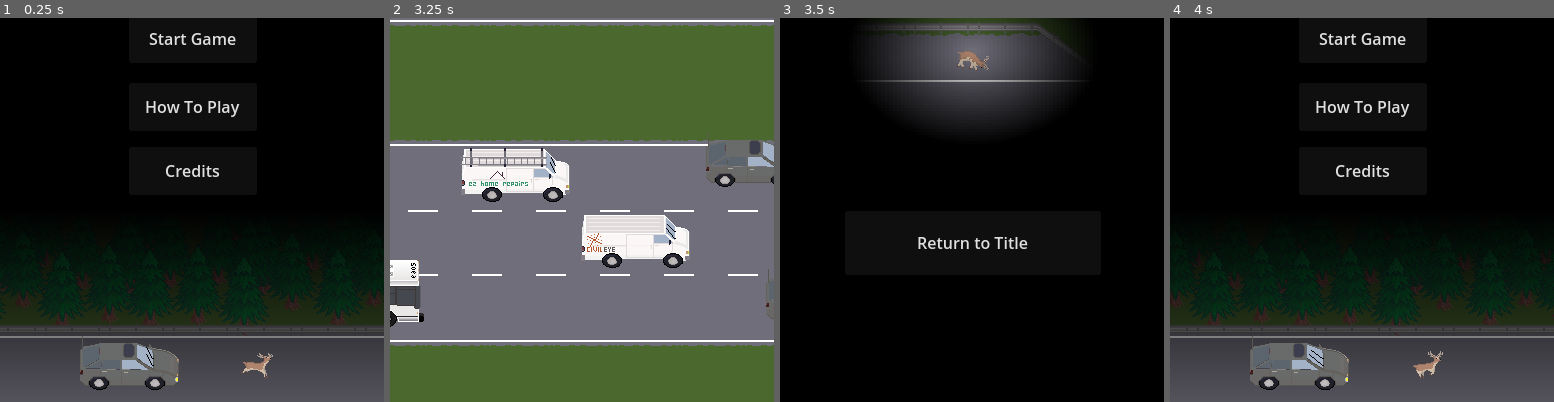
Above: before the commit, frames 1-4 (left to right).
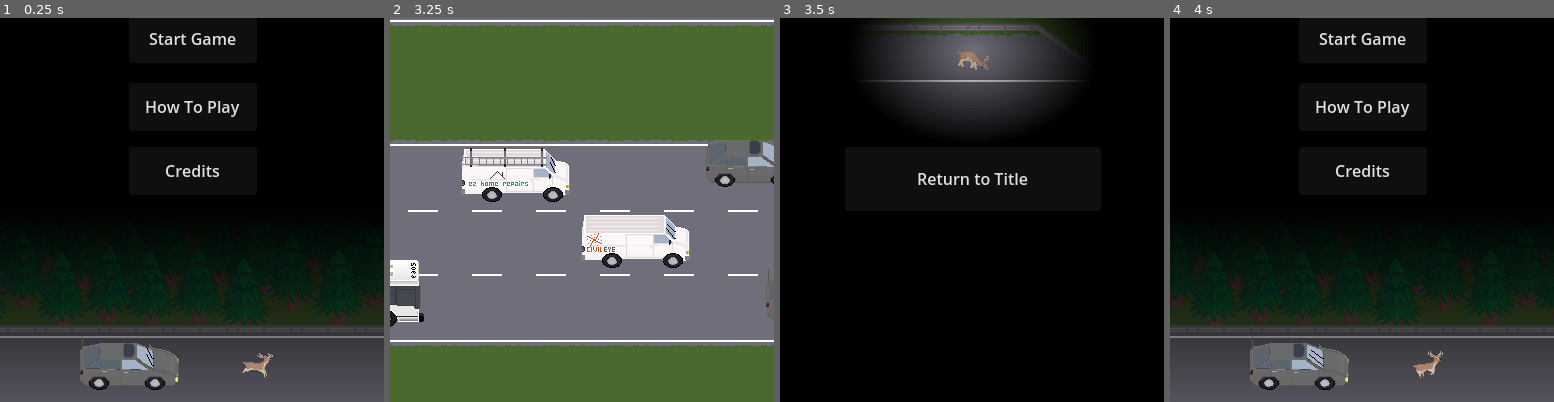
Above: after the commit, the same moments.

Repository: Pedro-T/deer-in-the-headlights
Game: Godot game, scene res://Main.tscn
Two runs of this game, one before a commit and one after it. Both use one fixed random seed, a clock stepped at 60 frames per second and the inputs below.
Inputs:
- Up to frame 1 (0.25 s): no input
- Up to frame 2 (3.25 s): click "Start Game" at 0.5 s; hold D (move_right) 1.28-2.03 s; hold S (move_down) 2.03-2.78 s; hold D (move_right) from 2.78 s (still down)
- Up to frame 3 (3.5 s): keep holding D (move_right)
- Up to frame 4 (4 s): release D (move_right) at 3.5 s; click "Return to Title" at 3.5 s
The pictures show only the part of the screen within x 25-75%, y 42-92%; the shares and areas given below are measured in that part.

Frames 1-2 are identical in both runs. In frame 3, 0.9% of the frame differs, in the area x 35-65%, y 40-61%; in frame 4, nothing differs.

Commit message:
add third game over screen

Diff:
--- /dev/null
+++ b/deer-in-the-headlights/overlay_screens/GameOverHuntedScreen.tscn
@@ -0,0 +1,98 @@
+[gd_scene load_steps=12 format=3 uid="uid://cre2f3iihsauj"]
+
+[ext_resource type="Script" uid="uid://duku3hxxqkxgi" path="res://overlay_screens/game_over_screen.gd" id="1_d2omj"]
+[ext_resource type="Texture2D" uid="uid://b8kc5awqkycvf" path="res://overlay_screens/animations/title_bg.png" id="2_hri1t"]
+[ext_resource type="Texture2D" uid="uid://uj41l0evj5ds" path="res://vehicle/sprites/pickup_truck_deer.png" id="2_i2rfh"]
+
+[sub_resource type="LabelSettings" id="LabelSettings_hri1t"]
+font_size = 24
+
+[sub_resource type="AtlasTexture" id="AtlasTexture_vdxhn"]
+atlas = ExtResource("2_i2rfh")
+region = Rect2(0, 0, 114, 55)
+
+[sub_resource type="AtlasTexture" id="AtlasTexture_ge0w3"]
+atlas = ExtResource("2_i2rfh")
+region = Rect2(114, 0, 114, 55)
+
+[sub_resource type="AtlasTexture" id="AtlasTexture_pvadi"]
+atlas = ExtResource("2_i2rfh")
+region = Rect2(228, 0, 114, 55)
+
+[sub_resource type="AtlasTexture" id="AtlasTexture_eosbu"]
+atlas = ExtResource("2_i2rfh")
+region = Rect2(342, 0, 114, 55)
+
+[sub_resource type="AtlasTexture" id="AtlasTexture_w0nb0"]
+atlas = ExtResource("2_i2rfh")
+region = Rect2(456, 0, 114, 55)
+
+[sub_resource type="AtlasTexture" id="AtlasTexture_h8xl7"]
+atlas = ExtResource("2_i2rfh")
+region = Rect2(570, 0, 114, 55)
+
+[sub_resource type="SpriteFrames" id="SpriteFrames_1wm7a"]
+animations = [{
+"frames": [{
+"duration": 1.0,
+"texture": SubResource("AtlasTexture_vdxhn")
+}, {
+"duration": 1.0,
+"texture": SubResource("AtlasTexture_ge0w3")
+}, {
+"duration": 1.0,
+"texture": SubResource("AtlasTexture_pvadi")
+}, {
+"duration": 1.0,
+"texture": SubResource("AtlasTexture_eosbu")
+}, {
+"duration": 1.0,
+"texture": SubResource("AtlasTexture_w0nb0")
+}, {
+"duration": 1.0,
+"texture": SubResource("AtlasTexture_h8xl7")
+}],
+"loop": true,
+"name": &"default",
+"speed": 5.0
+}]
+
+[node name="GameOverScreen" type="Node2D"]
+script = ExtResource("1_d2omj")
+
+[node name="ColorRect" type="ColorRect" parent="."]
+offset_right = 768.0
+offset_bottom = 768.0
+color = Color(0, 0, 0, 1)
+
+[node name="Label" type="Label" parent="."]
+offset_left = 192.0
+offset_top = 192.0
+offset_right = 576.0
+offset_bottom = 256.0
+text = "You did not escape in time..."
+label_settings = SubResource("LabelSettings_hri1t")
+horizontal_alignment = 1
+vertical_alignment = 1
+
+[node name="TitleButton" type="Button" parent="."]
+offset_left = 256.0
+offset_top = 512.0
+offset_right = 512.0
+offset_bottom = 576.0
+text = "Return to Title"
+
+[node name="Parallax2D" type="Parallax2D" parent="."]
+scroll_offset = Vector2(0, 240)
+repeat_size = Vector2(768, 0)
+autoscroll = Vector2(100, 0)
+
+[node name="TextureRect" type="TextureRect" parent="Parallax2D"]
+offset_right = 40.0
+offset_bottom = 40.0
+texture = ExtResource("2_hri1t")
+
+[node name="TruckSprite" type="AnimatedSprite2D" parent="."]
+position = Vector2(360, 392)
+sprite_frames = SubResource("SpriteFrames_1wm7a")
+autoplay = "default"
--- a/deer-in-the-headlights/overlay_screens/GameOverRoadkillScreen.tscn
+++ b/deer-in-the-headlights/overlay_screens/GameOverRoadkillScreen.tscn
@@ -55,7 +55,7 @@
 
 [node name="TitleButton" type="Button" parent="."]
 offset_left = 256.0
-offset_top = 512.0
+offset_top = 448.0
 offset_right = 512.0
-offset_bottom = 576.0
+offset_bottom = 512.0
 text = "Return to Title"
--- a/deer-in-the-headlights/overlay_screens/GameOverScreen.tscn
+++ /dev/null
@@ -1,29 +0,0 @@
-[gd_scene load_steps=2 format=3 uid="uid://cre2f3iihsauj"]
-
-[ext_resource type="Script" uid="uid://duku3hxxqkxgi" path="res://overlay_screens/game_over_screen.gd" id="1_d2omj"]
-
-[node name="GameOverScreen" type="Node2D"]
-script = ExtResource("1_d2omj")
-
-[node name="ColorRect" type="ColorRect" parent="."]
-offset_right = 768.0
-offset_bottom = 768.0
-color = Color(0, 0, 0, 1)
-
-[node name="Label" type="Label" parent="."]
-offset_left = 256.0
-offset_top = 192.0
-offset_right = 512.0
-offset_bottom = 320.0
-text = "Game Over
-You Lost!
-
-Try again?"
-horizontal_alignment = 1
-
-[node name="TitleButton" type="Button" parent="."]
-offset_left = 320.0
-offset_top = 336.0
-offset_right = 448.0
-offset_bottom = 367.0
-text = "Return to Title"
--- a/deer-in-the-headlights/overlay_screens/screens.gd
+++ b/deer-in-the-headlights/overlay_screens/screens.gd
@@ -3,7 +3,7 @@
 var title_scene: PackedScene = preload("res://overlay_screens/TitleScreen.tscn")
 var game_over_success_scene: PackedScene = preload("res://overlay_screens/GameOverScreenSuccess.tscn")
 var game_over_runover_scene: PackedScene = preload("res://overlay_screens/GameOverRoadkillScreen.tscn")
-var game_over_placeholder: PackedScene = preload("res://overlay_screens/GameOverScreen.tscn")
+var game_over_hunted_scene: PackedScene = preload("res://overlay_screens/GameOverHuntedScreen.tscn")
 
 func show_game_over(ending: GameManager.GameEnding) -> void:
     var screen: Node2D
@@ -13,7 +13,7 @@
         GameManager.GameEnding.RUN_OVER:
             screen = game_over_runover_scene.instantiate()
         GameManager.GameEnding.SHOT:
-            screen = game_over_placeholder.instantiate()
+            screen = game_over_hunted_scene.instantiate()
     add_child(screen)
     screen.title_button.connect("pressed", reset_title)
 
Binary file added: deer-in-the-headlights/vehicle/sprites/pickup_truck_deer.png
